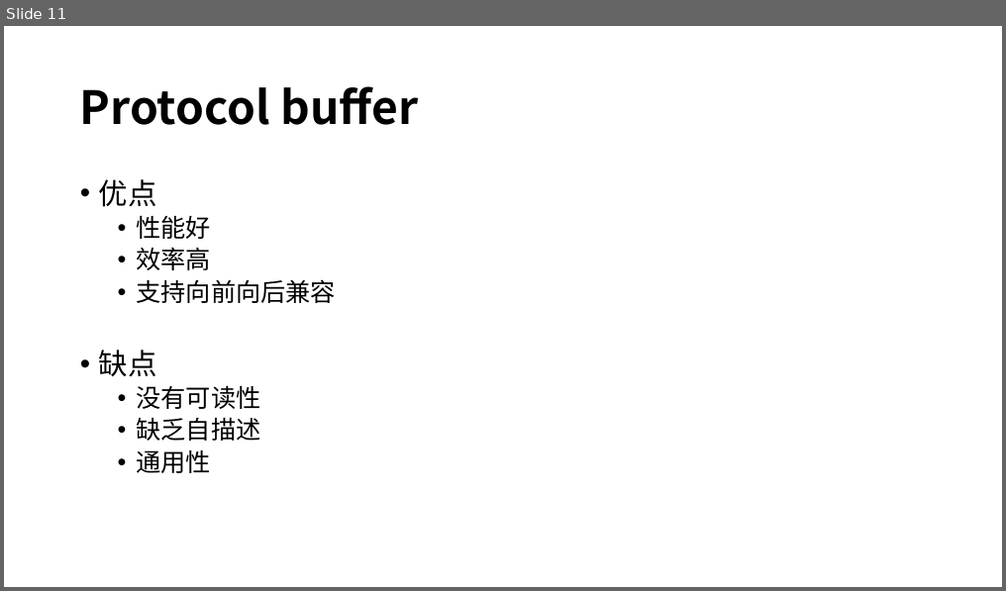
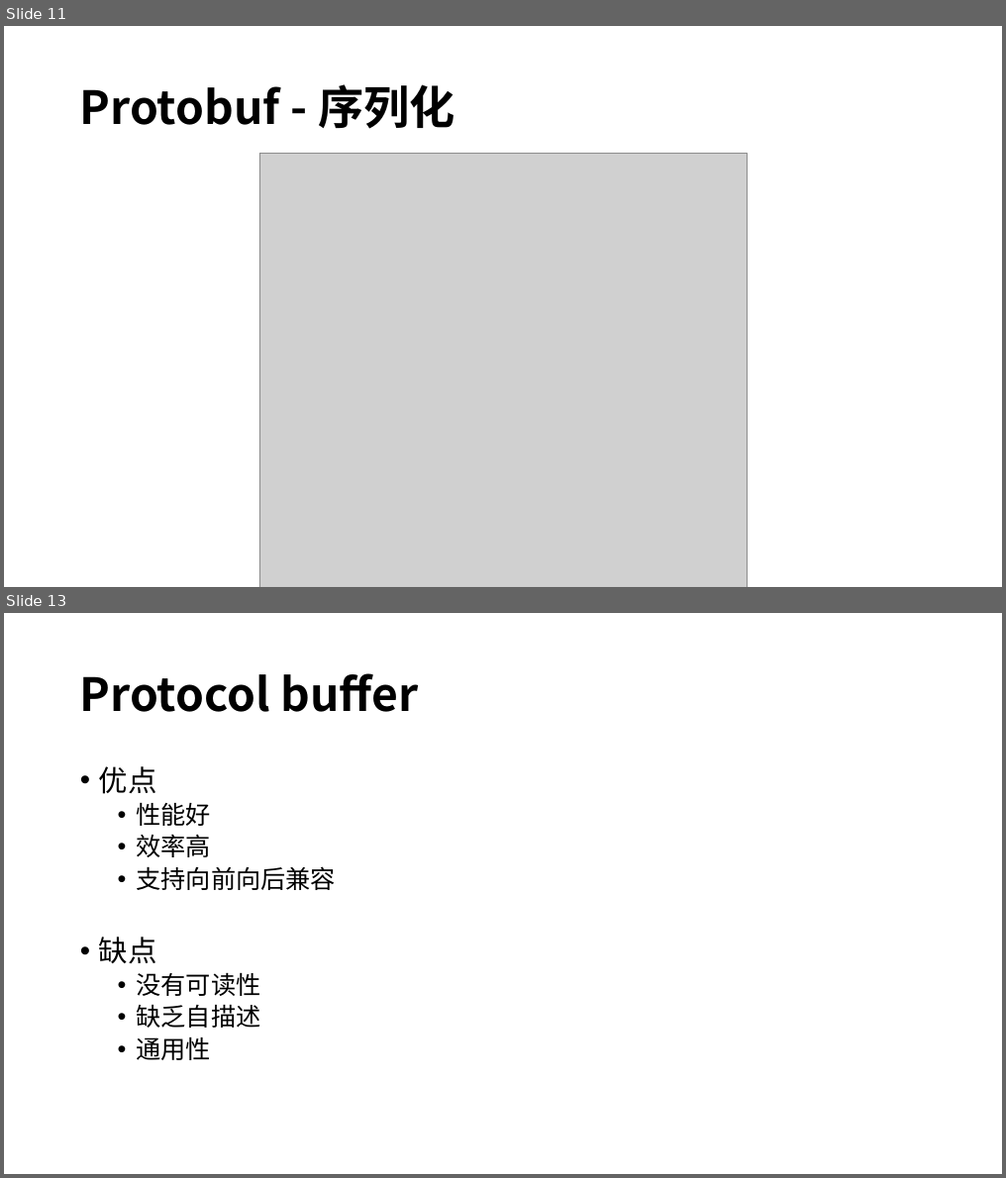
Before and after one commit to Aaron630/kratos-micro, a slide deck: 微服务.pptx. Shown one above the other, each under a label of ours: slide 11 before the commit, slides 11 and 13 after it; the slides between them are not shown. The pictures are 1006x591 and 1006x1178 pixels, drawn with LibreOffice and Linux fonts; fonts in the diff are those of the drawing; grey boxes stand for pictures; background and template pictures are left out. Boxes give left, top, right and bottom in pixels: in the first picture for what was removed or moved away, otherwise in the second. Text is boxed around its words. In the diff, an @@ line names an element or a change of style, - is before the commit and + after.

```diff
--- a/微服务.pptx
+++ b/微服务.pptx
@@ slide 11 added at (4,26,1002,587), background picture (left out) @@
@@ title added at (80,84,455,129), 44 pt, text #000000, bold @@
+Protobuf - 序列化
@@ picture added at (259,154,746,587) @@
@@ what was slide 11 is now slide 13 @@
```
Also in this commit, not shown: 2 slides changed, 2 other slides added, 1 other file.
